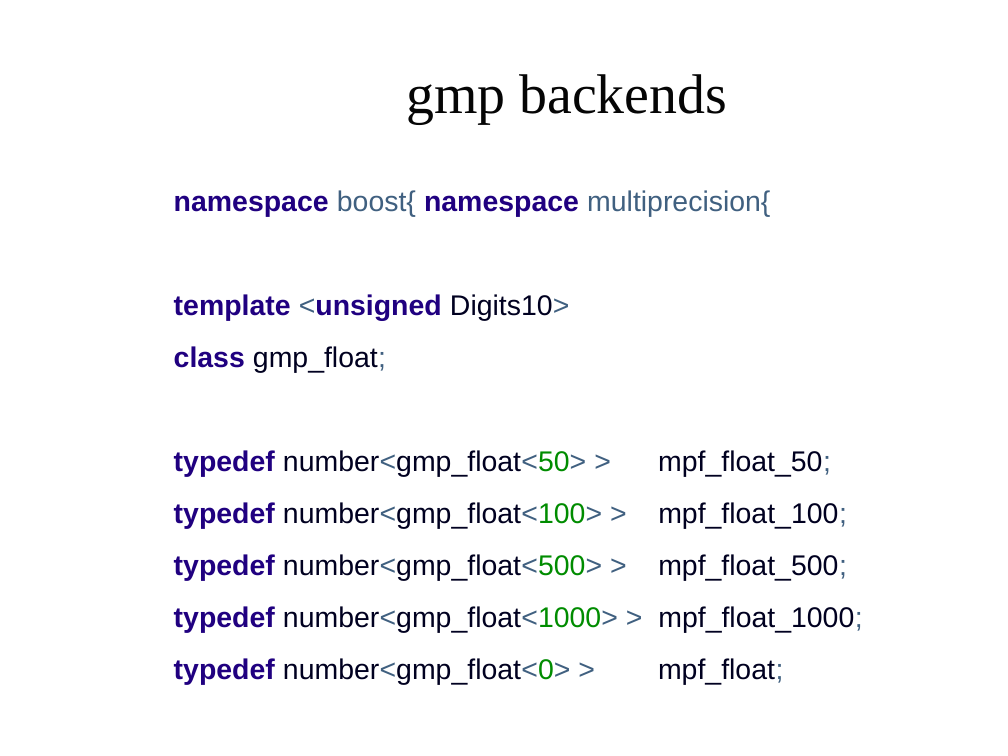
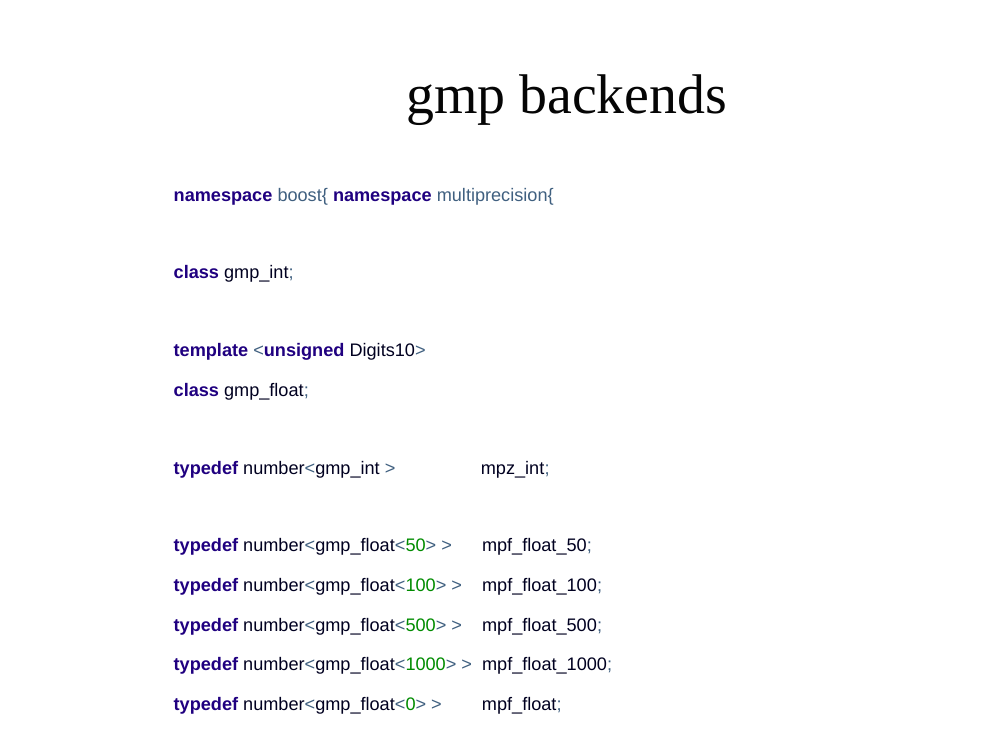
Before and after one commit to AntonBikineev/gmp_presentation_examples, a slide deck: slide 7 of GMPpresentation.odp (slide 8 before the commit). Drawn at 1008x756 pixels with LibreOffice and Linux fonts; fonts in the diff are those of the drawing; background and template pictures are left out. Boxes give left, top, right and bottom in pixels: in the first picture for what was removed or moved away, otherwise in the second. Text is boxed around its words. In the diff, an @@ line names an element or a change of style, - is before the commit and + after.

```diff
--- a/GMPpresentation.odp
+++ b/GMPpresentation.odp
@@ text at <box>174,188,612,714</box>: size 22.4 to 14.3 pt in "namespace boost{ namespace multiprecision{", "template <unsigned Digits10>", "class gmp_float;", "typedef number<gmp_float<50> > mpf_float_50;" and 5 more places @@
@@ text at <box>174,265,294,282</box>: paragraph added @@
+class gmp_int;
@@ text at <box>174,461,550,478</box>: paragraph added @@
+typedef number<gmp_int > mpz_int;
```
Also in this commit, not shown: 8 other slides changed, 5 slides added, 1 slide removed, 2 other files.
